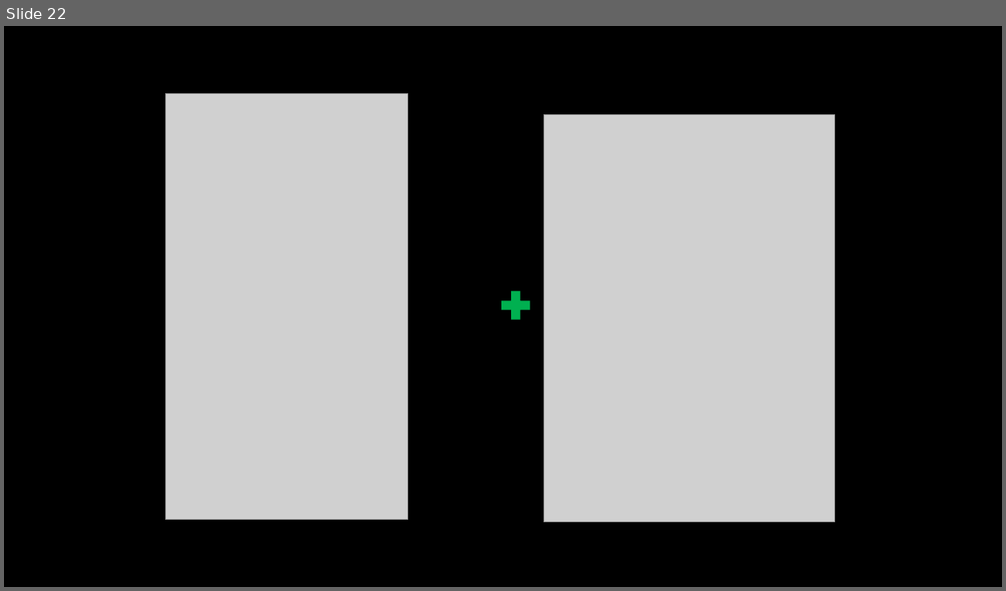
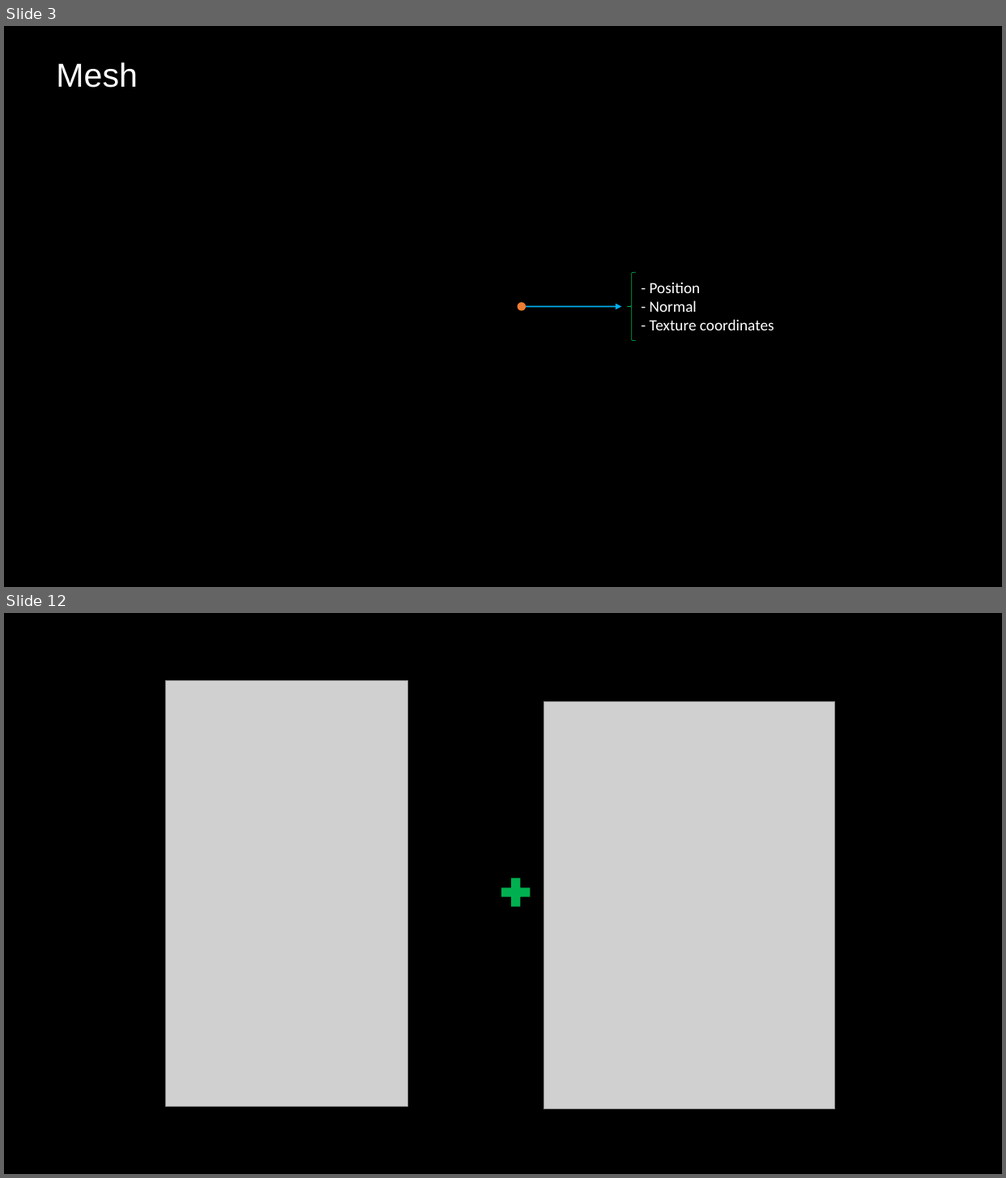
Before and after one commit to diegomacario/Animation-Experiments, a slide deck: documentation/Slides/Animation_3.pptx. Shown one above the other, each under a label of ours: slide 22 before the commit, slides 3 and 12 after it; the slides between them are not shown. The pictures are 1006x591 and 1006x1178 pixels, drawn with LibreOffice and Linux fonts; fonts in the diff are those of the drawing; grey boxes stand for pictures; background and template pictures are left out. Boxes give left, top, right and bottom in pixels: in the first picture for what was removed or moved away, otherwise in the second. Text is boxed around its words. In the diff, an @@ line names an element or a change of style, - is before the commit and + after.

```diff
--- a/documentation/Slides/Animation_3.pptx
+++ b/documentation/Slides/Animation_3.pptx
@@ slide 3 added at box(4, 26, 1002, 587), background picture (left out) @@
@@ text added at box(56, 62, 137, 88), 32 pt, text #FFFFFF @@
+Mesh
@@ left brace added at box(628, 272, 636, 340), outline #00B050 0.5 pt @@
@@ text added at box(650, 282, 774, 331), 15 pt, text #FFFFFF @@
+- Position
+- Normal
+- Texture coordinates
@@ ellipse added at box(518, 302, 526, 310), fill #ED7D31 @@
@@ arrow added from (526, 307) to (621, 307), #00B0F0 1.5 pt @@
@@ what was slide 22 is now slide 12 @@
```
Also in this commit, not shown: 2 slides changed, 7 other slides added, 21 slides removed.
